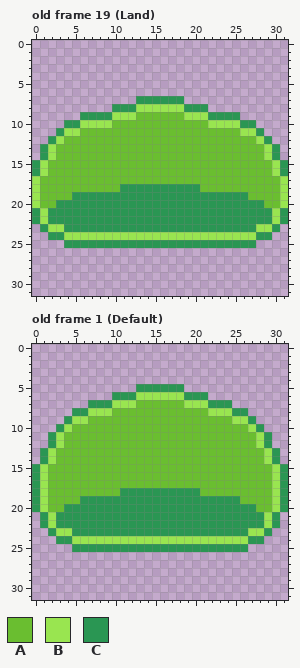
Two states of a pixel-art file, Assets/Enemies/Slime1.aseprite. The picture above was drawn from the file before the commit.
32x32 pixels, 20 frames. Shown: old frame 19 (Land), old frame 1 (Default). The commit also changed other frames, which this record leaves out.
Palette (. is transparent): A #6abe30  B #99e550  C #2a9653
Pixels before, old frame 19 (Land), first column x 0:
 7 .............CCCCCC.............
 8 ..........CCCBBBBBBCCC..........
 9 ......CCCCBBBAAAAAABBBCCCC......
10 ....CCBBBBAAAAAAAAAAAABBBBCC....
11 ...CBBAAAAAAAAAAAAAAAAAAAABBC...
12 ..CBAAAAAAAAAAAAAAAAAAAAAAAABC..
13 .CBAAAAAAAAAAAAAAAAAAAAAAAAAABC.
14 .CBAAAAAAAAAAAAAAAAAAAAAAAAAABC.
15 CBAAAAAAAAAAAAAAAAAAAAAAAAAAAABC
16 CBAAAAAAAAAAAAAAAAAAAAAAAAAAAABC
17 BAAAAAAAAAAAAAAAAAAAAAAAAAAAAAAB
18 BAAAAAAAAAACCCCCCCCCCAAAAAAAAAAB
19 BAAAACCCCCCCCCCCCCCCCCCCCCCAAAAB
20 BAACCCCCCCCCCCCCCCCCCCCCCCCCCAAB
21 CBCCCCCCCCCCCCCCCCCCCCCCCCCCCCBC
22 CBCCCCCCCCCCCCCCCCCCCCCCCCCCCCBC
23 .CBBCCCCCCCCCCCCCCCCCCCCCCCCBBC.
24 ..CCBBBBBBBBBBBBBBBBBBBBBBBBCC..
25 ....CCCCCCCCCCCCCCCCCCCCCCCC....
Pixels before, old frame 1 (Default), first column x 0:
 5 .............CCCCCC.............
 6 ..........CCCBBBBBBCCC..........
 7 .......CCCBBBAAAAAABBBCCC.......
 8 .....CCBBBAAAAAAAAAAAABBBCC.....
 9 ....CBBAAAAAAAAAAAAAAAAAABBC....
10 ...CBAAAAAAAAAAAAAAAAAAAAAABC...
11 ..CBAAAAAAAAAAAAAAAAAAAAAAAABC..
12 ..CBAAAAAAAAAAAAAAAAAAAAAAAABC..
13 .CBAAAAAAAAAAAAAAAAAAAAAAAAAABC.
14 .CBAAAAAAAAAAAAAAAAAAAAAAAAAABC.
15 CBAAAAAAAAAAAAAAAAAAAAAAAAAAAABC
16 CBAAAAAAAAAAAAAAAAAAAAAAAAAAAABC
17 CBAAAAAAAAAAAAAAAAAAAAAAAAAAAABC
18 CBAAAAAAAAACCCCCCCCCCAAAAAAAAABC
19 CBAAAACCCCCCCCCCCCCCCCCCCCAAAABC
20 CBAACCCCCCCCCCCCCCCCCCCCCCCCAABC
21 .CBCCCCCCCCCCCCCCCCCCCCCCCCCCBC.
22 .CBCCCCCCCCCCCCCCCCCCCCCCCCCCBC.
23 ..CBBCCCCCCCCCCCCCCCCCCCCCCBBC..
24 ...CCBBBBBBBBBBBBBBBBBBBBBBCC...
25 .....CCCCCCCCCCCCCCCCCCCCCC.....
The same view after the edit:
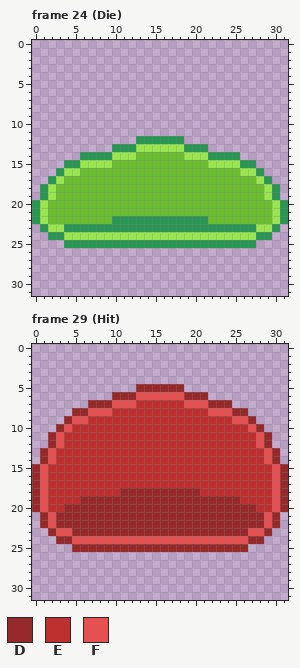
Colours new in this view: D #962a2a  E #be3030  F #e55050
A new or re-ordered frame is compared with the old frame closest to it.
Difference:
frames 20 -> 31
Changed rows in their new state; - is an unchanged pixel.
Frame 24 (Die) is new; against old frame 19 (Land):
first column x 0:
 7 -------------......-------------
 8 ----------............----------
 9 ------....................------
10 ----........................----
11 ---..........................---
12 --...........CCCCCC...........--
13 -.........CCCBBBBBBCCC.........-
14 -.....CCCCBBB------BBBCCCC.....-
15 ....CCBBBB------------BBBBCC....
16 ...CBB--------------------BBC...
17 ..CB------------------------BC..
18 .CB--------AAAAAAAAAA--------BC.
19 .CB--AAAAAAAAAAAAAAAAAAAAAA--BC.
20 CB-AAAAAAAAAAAAAAAAAAAAAAAAAA-BC
21 --AAAAAAAAAAAAAAAAAAAAAAAAAAAA--
22 --AAAAAAAA------------AAAAAAAA--
Frame 29 (Hit) is new; against old frame 1 (Default):
first column x 0:
 5 -------------DDDDDD-------------
 6 ----------DDDFFFFFFDDD----------
 7 -------DDDFFFEEEEEEFFFDDD-------
 8 -----DDFFFEEEEEEEEEEEEFFFDD-----
 9 ----DFFEEEEEEEEEEEEEEEEEEFFD----
10 ---DFEEEEEEEEEEEEEEEEEEEEEEFD---
11 --DFEEEEEEEEEEEEEEEEEEEEEEEEFD--
12 --DFEEEEEEEEEEEEEEEEEEEEEEEEFD--
13 -DFEEEEEEEEEEEEEEEEEEEEEEEEEEFD-
14 -DFEEEEEEEEEEEEEEEEEEEEEEEEEEFD-
15 DFEEEEEEEEEEEEEEEEEEEEEEEEEEEEFD
16 DFEEEEEEEEEEEEEEEEEEEEEEEEEEEEFD
17 DFEEEEEEEEEEEEEEEEEEEEEEEEEEEEFD
18 DFEEEEEEEEEDDDDDDDDDDEEEEEEEEEFD
19 DFEEEEDDDDDDDDDDDDDDDDDDDDEEEEFD
20 DFEEDDDDDDDDDDDDDDDDDDDDDDDDEEFD
21 -DFDDDDDDDDDDDDDDDDDDDDDDDDDDFD-
22 -DFDDDDDDDDDDDDDDDDDDDDDDDDDDFD-
23 --DFFDDDDDDDDDDDDDDDDDDDDDDFFD--
24 ---DDFFFFFFFFFFFFFFFFFFFFFFDD---
25 -----DDDDDDDDDDDDDDDDDDDDDD-----
